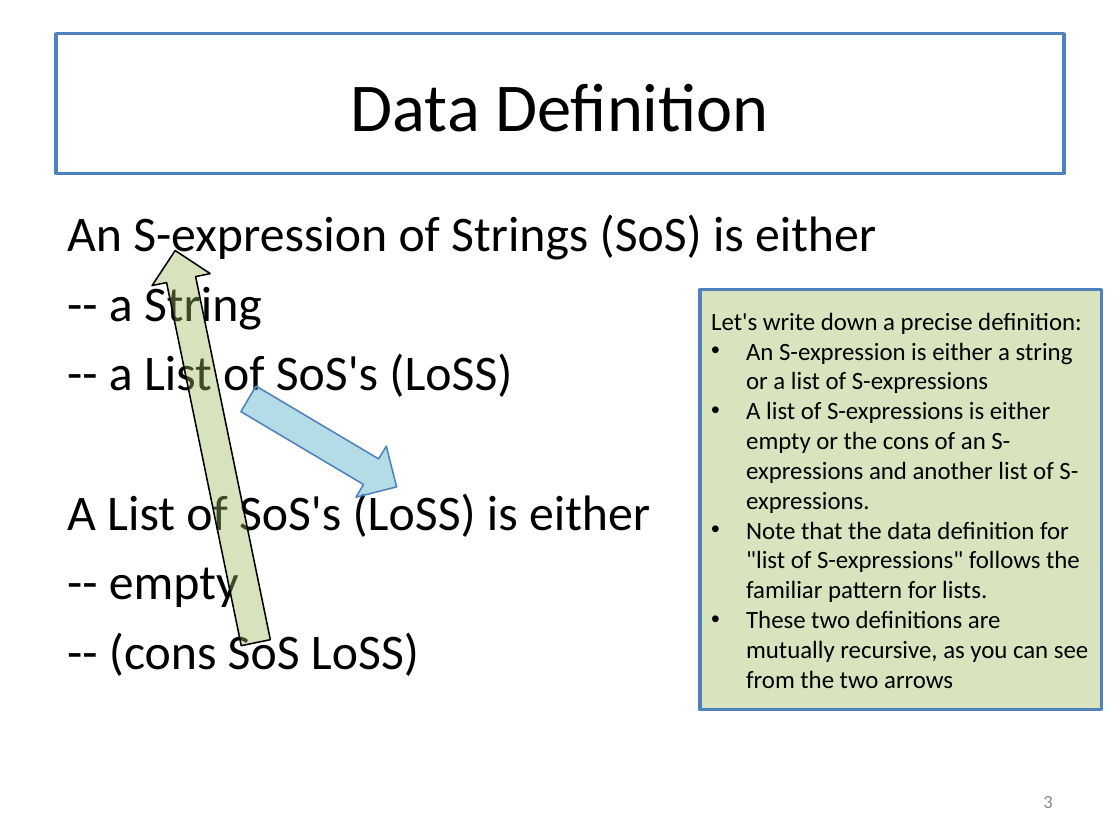
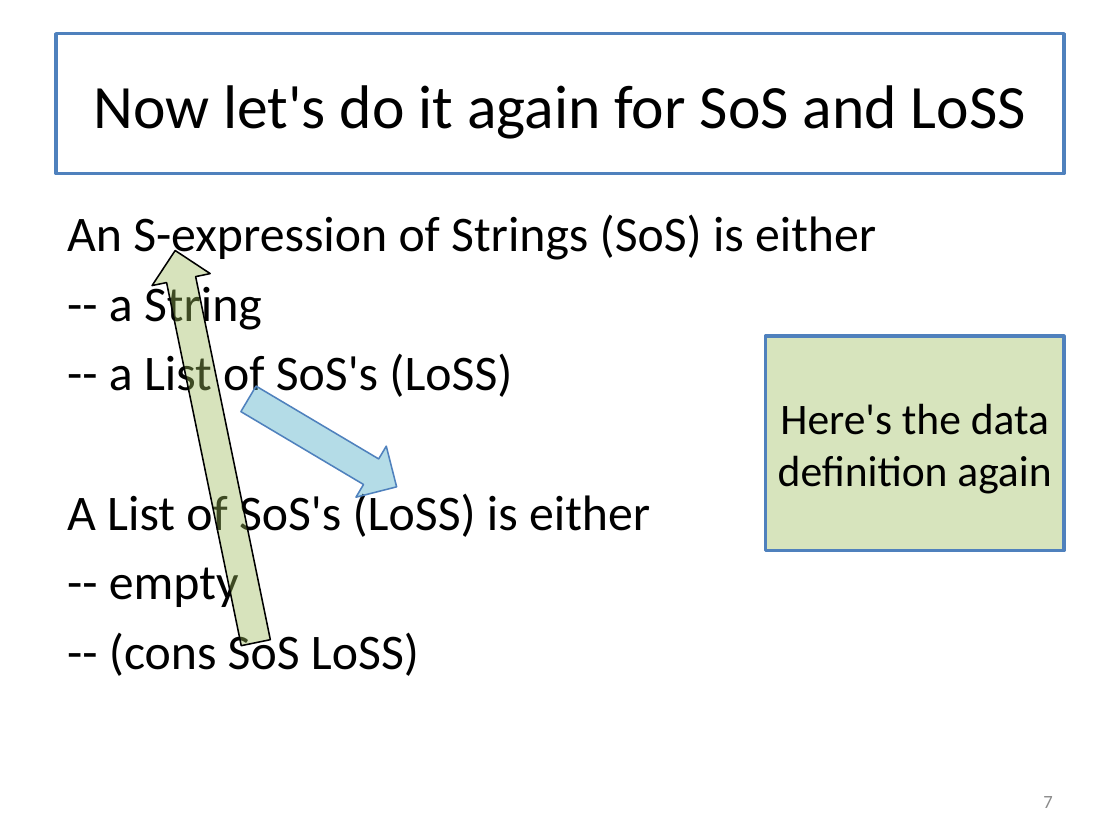
Before and after one commit to mwand/cs5010f16, a slide deck: slide 7 of Slides/Lesson 6.6 Halting Functions for Tree-Like Structures.pptx (slide 3 before the commit). Drawn at 1120x840 pixels with LibreOffice and Linux fonts; fonts in the diff are those of the drawing. Boxes give left, top, right and bottom in pixels: in the first picture for what was removed or moved away, otherwise in the second. Text is boxed around its words. In the diff, an @@ line names an element or a change of style, - is before the commit and + after.

Commit message:
working on L6.6

```diff
--- a/Slides/Lesson 6.6 Halting Functions for Tree-Like Structures.pptx
+++ b/Slides/Lesson 6.6 Halting Functions for Tree-Like Structures.pptx
@@ title at (x1=93, y1=85, x2=1026, y2=139): text changed; size 44 to 39.6 pt @@
-Data Definition
+Now let's do it again for SoS and LoSS
@@ rectangle removed at (x1=700, y1=289, x2=1101, y2=709) @@
-Let's write down a precise definition:
-• An S-expression is either a string or a list of S-expressions
-• A list of S-expressions is either empty or the cons of an S-expressions and another list of S-expressions.
-• Note that the data definition for "list of S-expressions" follows the familiar pattern for lists.
-• These two definitions are mutually recursive, as you can see from the two arrows
@@ rectangle added at (x1=765, y1=336, x2=1064, y2=551), fill #D7E4BD, outline #4F81BD 2 pt, 28 pt, text #000000 @@
+Here's the data definition again
@@ page number at (x1=1043, y1=796, x2=1052, y2=808): text changed @@
-3
+7
```
Also in this commit, not shown: 3 other slides changed, 10 slides added, 19 slides removed.
